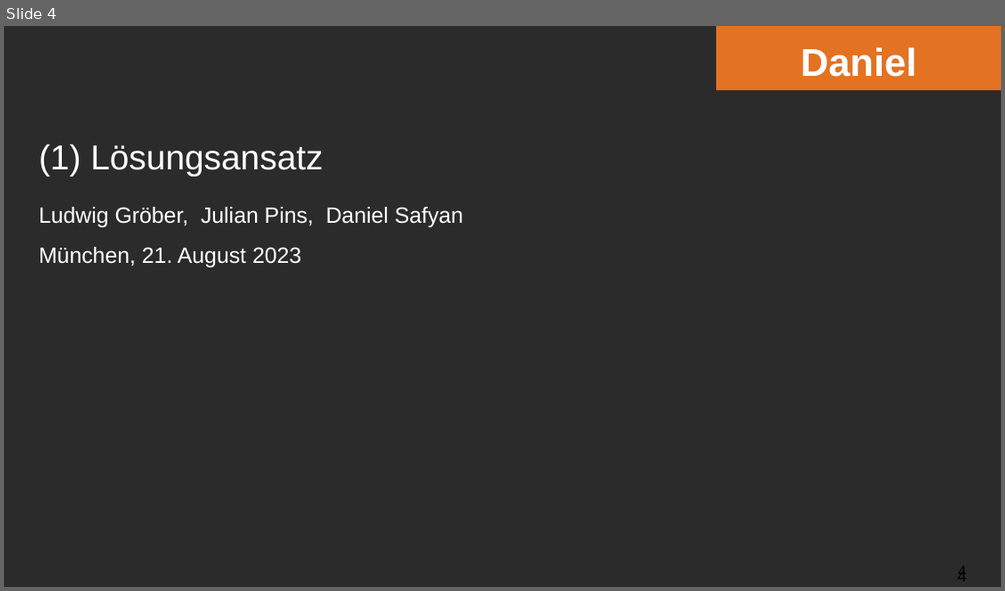
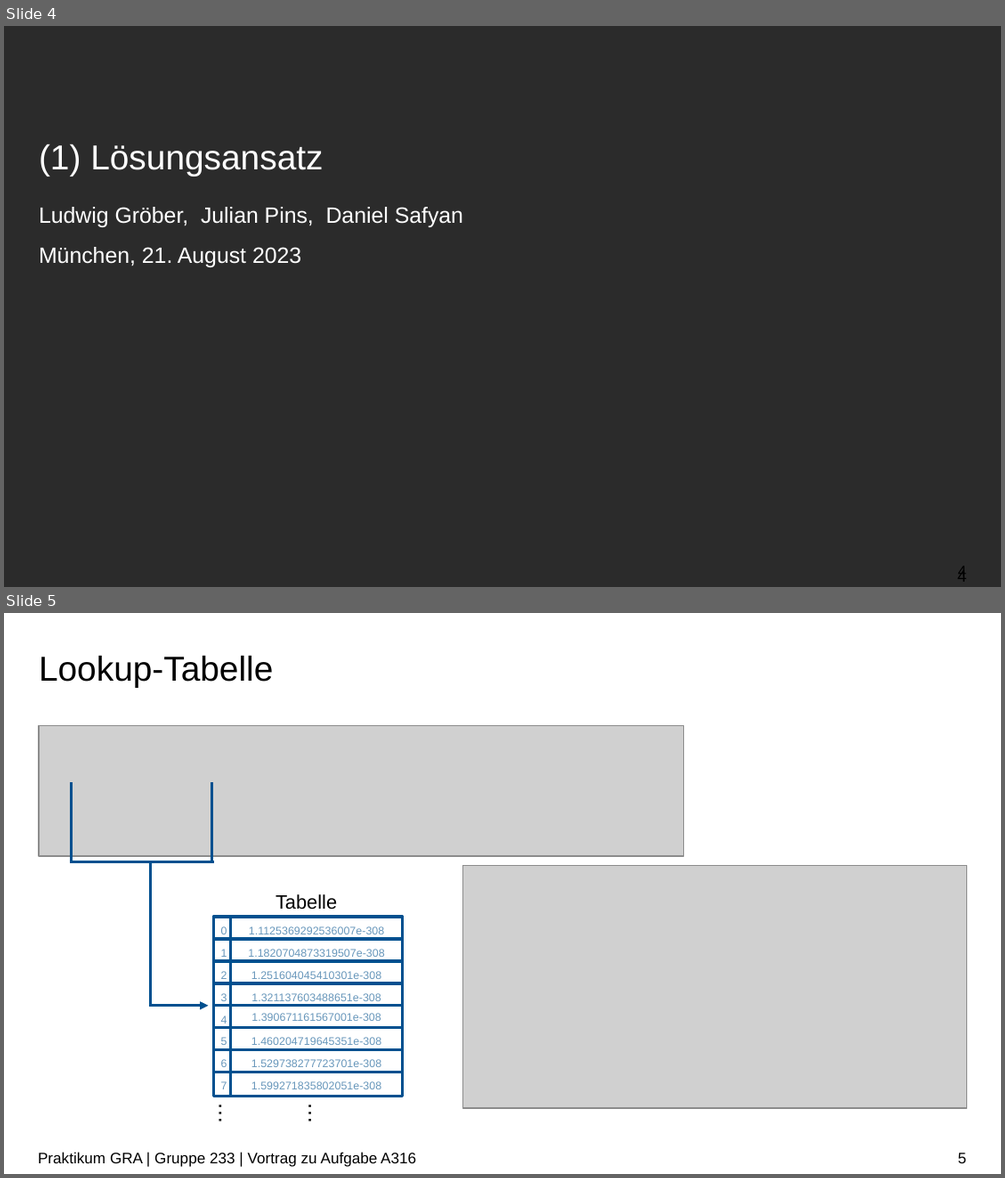
Before and after one commit to ludwiggr/ArSinH, a slide deck: Vortrag/Vortrag.pptx. Shown one above the other, each under a label of ours: slide 4 before the commit, slides 4 and 5 after it. The pictures are 1005x591 and 1005x1178 pixels, drawn with LibreOffice and Linux fonts; fonts in the diff are those of the drawing; grey boxes stand for pictures; background and template pictures are left out; a plain dark background stands for a picture behind light text. Boxes give left, top, right and bottom in pixels: in the first picture for what was removed or moved away, otherwise in the second. Text is boxed around its words. In the diff, an @@ line names an element or a change of style, - is before the commit and + after.

Commit message:
vortrag

```diff
--- a/Vortrag/Vortrag.pptx
+++ b/Vortrag/Vortrag.pptx
@@ slide 5 added at [4,613,1001,1174], background #FFFFFF @@
@@ title added at [39,655,273,687], 25 pt, text #000000 @@
+Lookup-Tabelle
@@ picture added at [39,726,684,856] @@
@@ line added from (72, 862) to (72, 782), #005090 2 pt @@
@@ line added from (211, 862) to (211, 782), #005090 2 pt @@
@@ line added from (70, 862) to (213, 862), #005090 2 pt @@
@@ line added from (151, 1006) to (151, 860), #005090 2 pt @@
@@ picture added at [462,866,967,1109] @@
@@ text added at [275,894,337,909], 14 pt, text #000000 @@
+Tabelle
@@ rectangle added at [213,917,231,941], fill #FFFFFF, outline #005090 2 pt, 8 pt, text #6897BB @@
+0
@@ rectangle added at [231,917,403,941], fill #FFFFFF, outline #005090 2 pt, 8 pt, text #6897BB @@
+1.1125369292536007e-308
@@ rectangle added at [213,939,231,963], fill #FFFFFF, outline #005090 2 pt, 8 pt, text #6897BB @@
+1
@@ rectangle added at [231,939,403,963], fill #FFFFFF, outline #005090 2 pt, 8 pt, text #6897BB @@
+1.1820704873319507e-308
@@ rectangle added at [213,961,231,985], fill #FFFFFF, outline #005090 2 pt, 8 pt, text #6897BB @@
+2
@@ rectangle added at [213,983,231,1006], fill #FFFFFF, outline #005090 2 pt, 8 pt, text #6897BB @@
+3
@@ rectangle added at [231,961,403,985], fill #FFFFFF, outline #005090 2 pt, 8 pt, text #6897BB @@
+1.251604045410301e-308
@@ rectangle added at [231,983,403,1006], fill #FFFFFF, outline #005090 2 pt, 8 pt, text #6897BB @@
+1.321137603488651e-308
@@ arrow added from (150, 1005) to (209, 1005), #005090 2 pt @@
@@ rectangle added at [213,1005,231,1030], fill #FFFFFF, outline #005090 2 pt, 8 pt, text #6897BB @@
+4
@@ rectangle added at [231,1005,403,1030], fill #FFFFFF, outline #005090 2 pt, 8 pt, text #6897BB @@
+1.390671161567001e-308
@@ rectangle added at [213,1028,231,1052], fill #FFFFFF, outline #005090 2 pt, 8 pt, text #6897BB @@
+5
@@ rectangle added at [231,1028,403,1052], fill #FFFFFF, outline #005090 2 pt, 8 pt, text #6897BB @@
+1.460204719645351e-308
@@ rectangle added at [213,1050,231,1073], fill #FFFFFF, outline #005090 2 pt, 8 pt, text #6897BB @@
+6
@@ rectangle added at [231,1050,403,1073], fill #FFFFFF, outline #005090 2 pt, 8 pt, text #6897BB @@
+1.529738277723701e-308
@@ rectangle added at [213,1072,231,1096], fill #FFFFFF, outline #005090 2 pt, 8 pt, text #6897BB @@
+7
@@ rectangle added at [231,1072,403,1096], fill #FFFFFF, outline #005090 2 pt, 8 pt, text #6897BB @@
+1.599271835802051e-308
@@ text added at [217,1103,244,1125], 16 pt, text #000000 @@
+…
@@ text added at [306,1103,334,1125], 16 pt, text #000000 @@
+…
@@ text added at [38,1151,416,1167], 11 pt, text #000000 @@
+Praktikum GRA | Gruppe 233 | Vortrag zu Aufgabe A316
@@ page number added at [958,1152,967,1163], 11 pt, text #000000 @@
+5
@@ slide 4 changed as well @@
@@ rectangle removed at [716,26,1001,90] @@
-Daniel
```
Also in this commit, not shown: 16 other slides changed, 3 other slides added, 7 slides removed, 1 other file.
